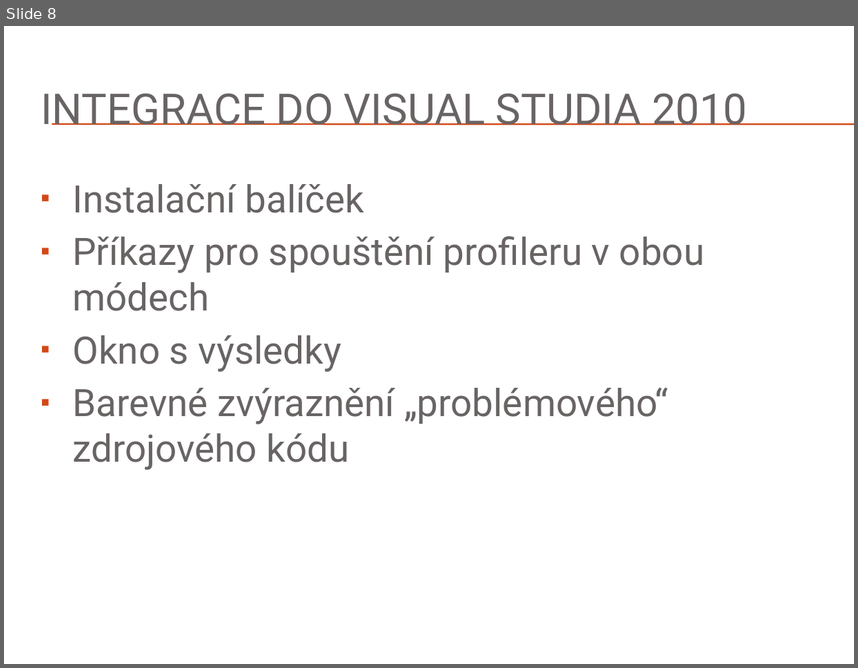
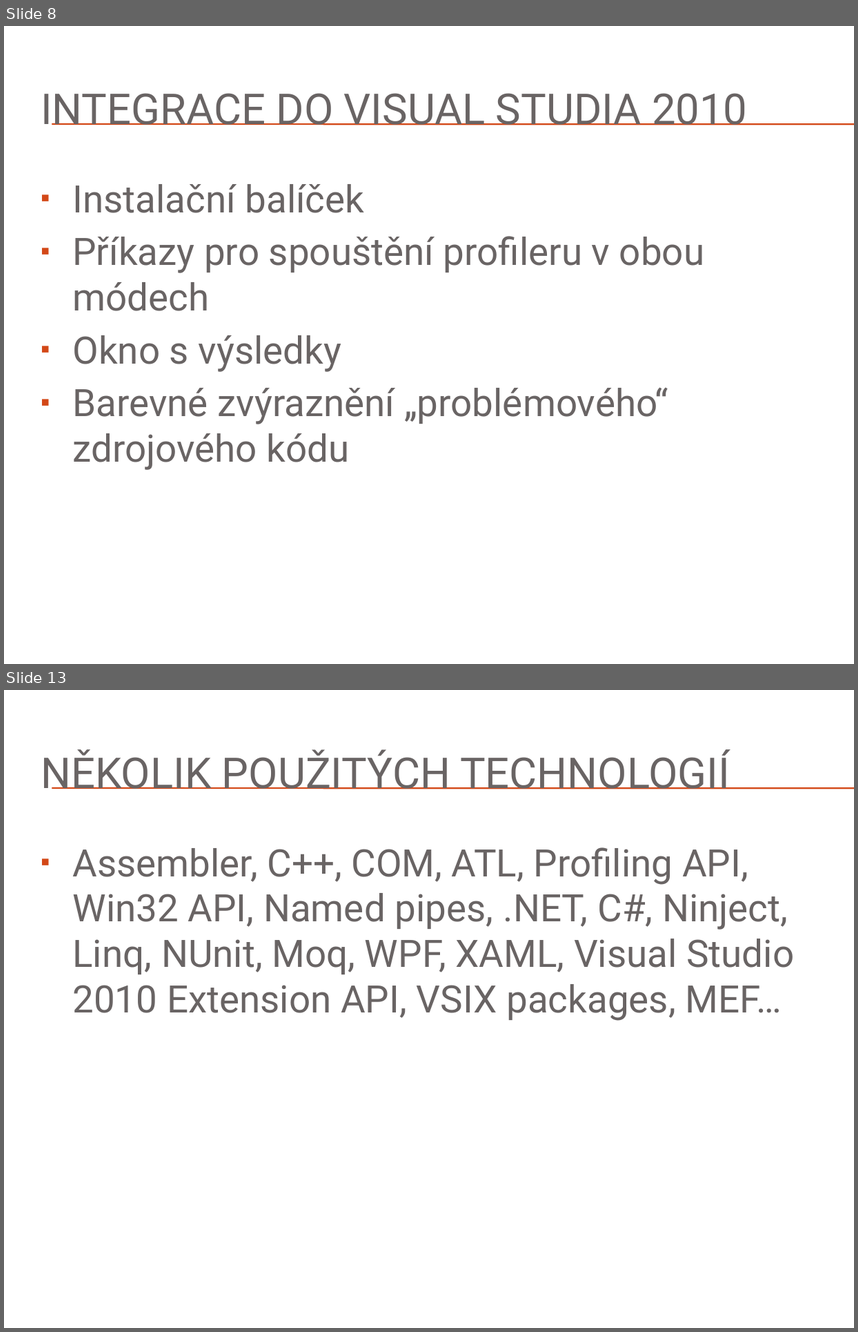
Before and after one commit to rasiths/visual-profiler, a slide deck: Thesis/Presentation/Výkonové profilování na platformě.pptx. Shown one above the other, each under a label of ours: slide 8 before the commit, slides 8 and 13 after it; the slides between them are not shown. The pictures are 858x668 and 858x1332 pixels, drawn with LibreOffice and Linux fonts; fonts in the diff are those of the drawing; background and template pictures are left out. Boxes give left, top, right and bottom in pixels: in the first picture for what was removed or moved away, otherwise in the second. Text is boxed around its words. In the diff, an @@ line names an element or a change of style, - is before the commit and + after.

```diff
--- a/Thesis/Presentation/Výkonové profilování na platformě.pptx
+++ b/Thesis/Presentation/Výkonové profilování na platformě.pptx
@@ slide 13 added at bbox=[4, 690, 854, 1328], background picture (left out); not listed: 2 template elements that a slide beside it also shows @@
@@ title added at bbox=[41, 749, 730, 789], 36 pt, text #696464 @@
+NĚKOLIK POUŽITÝCH TECHNOLOGIÍ
@@ text added at bbox=[72, 847, 794, 1021], 32 pt, text #696464 @@
+▪ Assembler, C++, COM, ATL, Profiling API, Win32 API, Named pipes, .NET, C#, Ninject, Linq, NUnit, Moq, WPF, XAML, Visual Studio 2010 Extension API, VSIX packages, MEF…
```
Also in this commit, not shown: 2 slides changed, 5 other slides added, 4 other files.
